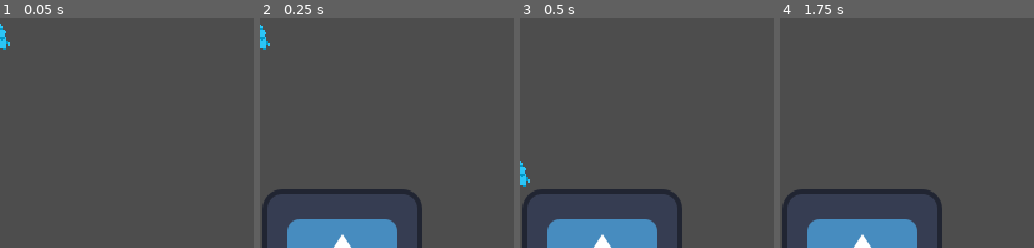
Above: before the commit, frames 1-4 (left to right).
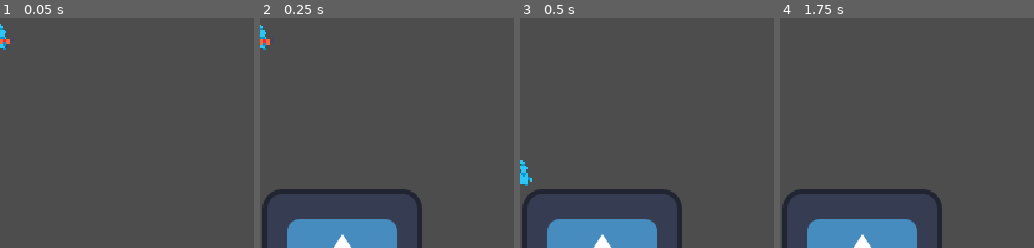
Above: after the commit, the same moments.

Repository: amppavai/godot-repo
Game: Godot game, scene res://temp(Polina).tscn
Same seed, same stepped clock (60 frames per second), same inputs: the game is played once before the commit and once after it. The engine's default icon, where the game draws it, is replaced by a stand-in: a white triangle on a blue panel in a dark square.
Inputs:
- Up to frame 1 (0.05 s): no input
- Up to frame 2 (0.25 s): no input
- Up to frame 3 (0.5 s): no input
- Up to frame 4 (1.75 s): tap Enter (ui_accept) at 0.5, 0.77, 1.52 s; hold Right (ui_right) from 0.53 s (still down); tap E at 0.6, 1.35 s

The runs differ from the first frame. In frame 1, 0.1% of the frame differs, in the area x 0-4%, y 9-14%; in frame 2, 0.1%; in frame 3, 0.2%, in the area x 0-5%, y 61-74%; in frame 4, nothing differs.

Commit message:
animation fix

Diff:
--- a/team9/character_body_2d.gd
+++ b/team9/character_body_2d.gd
@@ -102,7 +102,6 @@
 		key_states[key] = Input.is_key_pressed(key)
 	else:
 		key_states[key] = Input.is_key_pressed(key)
-
 # Function to track if a key was just pressed
 func is_key_just_pressed(key):
 	# Get the current state of the key
--- a/team9/player_(_polina).tscn
+++ b/team9/player_(_polina).tscn
@@ -1,44 +1,61 @@
-[gd_scene load_steps=13 format=3 uid="uid://cedbb5u7iygx8"]
+[gd_scene load_steps=16 format=3 uid="uid://cedbb5u7iygx8"]
 
-[ext_resource type="Texture2D" uid="uid://dhvwi4w5ydmif" path="res://tilemap.png" id="1_ok7ks"]
 [ext_resource type="Script" path="res://character_body_2d.gd" id="1_qqm8g"]
+[ext_resource type="Texture2D" uid="uid://dhvwi4w5ydmif" path="res://player_tilemap/tilemap.png" id="2_uydi4"]
 [ext_resource type="AudioStream" uid="uid://76roqu4clsf6" path="res://Music/Audio assets/StepsLevel1.ogg" id="3_is451"]
+[ext_resource type="Texture2D" uid="uid://dhvwi4w5ydmif" path="res://tilemap.png" id="3_vkphw"]
 [ext_resource type="AudioStream" uid="uid://8hojfy6kcsl7" path="res://Music/Audio assets/BackgroundMusicLevel01.ogg" id="4_osvaa"]
 
 [sub_resource type="CircleShape2D" id="CircleShape2D_6wjhs"]
 
-[sub_resource type="AtlasTexture" id="AtlasTexture_p1h3e"]
-atlas = ExtResource("1_ok7ks")
-region = Rect2(17, 68, 17, 17)
+[sub_resource type="AtlasTexture" id="AtlasTexture_avtde"]
+atlas = ExtResource("2_uydi4")
+region = Rect2(84, 70, 17, 14)
+
+[sub_resource type="AtlasTexture" id="AtlasTexture_tqffq"]
+atlas = ExtResource("2_uydi4")
+region = Rect2(1, 70, 16, 14)
 
 [sub_resource type="AtlasTexture" id="AtlasTexture_0kwvp"]
-atlas = ExtResource("1_ok7ks")
+atlas = ExtResource("3_vkphw")
 region = Rect2(102, 68, 17, 17)
 
 [sub_resource type="AtlasTexture" id="AtlasTexture_ylkgw"]
-atlas = ExtResource("1_ok7ks")
+atlas = ExtResource("3_vkphw")
 region = Rect2(0, 68, 17, 17)
 
 [sub_resource type="AtlasTexture" id="AtlasTexture_fmfbc"]
-atlas = ExtResource("1_ok7ks")
+atlas = ExtResource("3_vkphw")
 region = Rect2(34, 68, 17, 17)
 
 [sub_resource type="AtlasTexture" id="AtlasTexture_egx2t"]
-atlas = ExtResource("1_ok7ks")
+atlas = ExtResource("3_vkphw")
 region = Rect2(85, 68, 17, 17)
 
 [sub_resource type="AtlasTexture" id="AtlasTexture_c6abo"]
-atlas = ExtResource("1_ok7ks")
+atlas = ExtResource("3_vkphw")
 region = Rect2(102, 68, 17, 17)
+
+[sub_resource type="AtlasTexture" id="AtlasTexture_178yb"]
+atlas = ExtResource("2_uydi4")
+region = Rect2(33, 70, 16, 14)
 
 [sub_resource type="SpriteFrames" id="SpriteFrames_n3p2g"]
 animations = [{
 "frames": [{
 "duration": 1.0,
-"texture": SubResource("AtlasTexture_p1h3e")
+"texture": SubResource("AtlasTexture_avtde")
 }],
 "loop": true,
-"name": &"gun jump",
+"name": &"idle",
+"speed": 5.0
+}, {
+"frames": [{
+"duration": 1.0,
+"texture": SubResource("AtlasTexture_tqffq")
+}],
+"loop": true,
+"name": &"idle_gun",
 "speed": 5.0
 }, {
 "frames": [{
@@ -70,6 +87,14 @@
 "loop": true,
 "name": &"walk",
 "speed": 5.0
+}, {
+"frames": [{
+"duration": 1.0,
+"texture": SubResource("AtlasTexture_178yb")
+}],
+"loop": true,
+"name": &"walk_gun",
+"speed": 5.0
 }]
 
 [node name="CharacterBody2D" type="CharacterBody2D"]
@@ -85,7 +110,7 @@
 position = Vector2(-0.124966, 0.37498)
 scale = Vector2(1.51471, 1.45588)
 sprite_frames = SubResource("SpriteFrames_n3p2g")
-animation = &"walk"
+animation = &"using gun"
 
 [node name="Camera2D" type="Camera2D" parent="."]
 limit_left = 0
